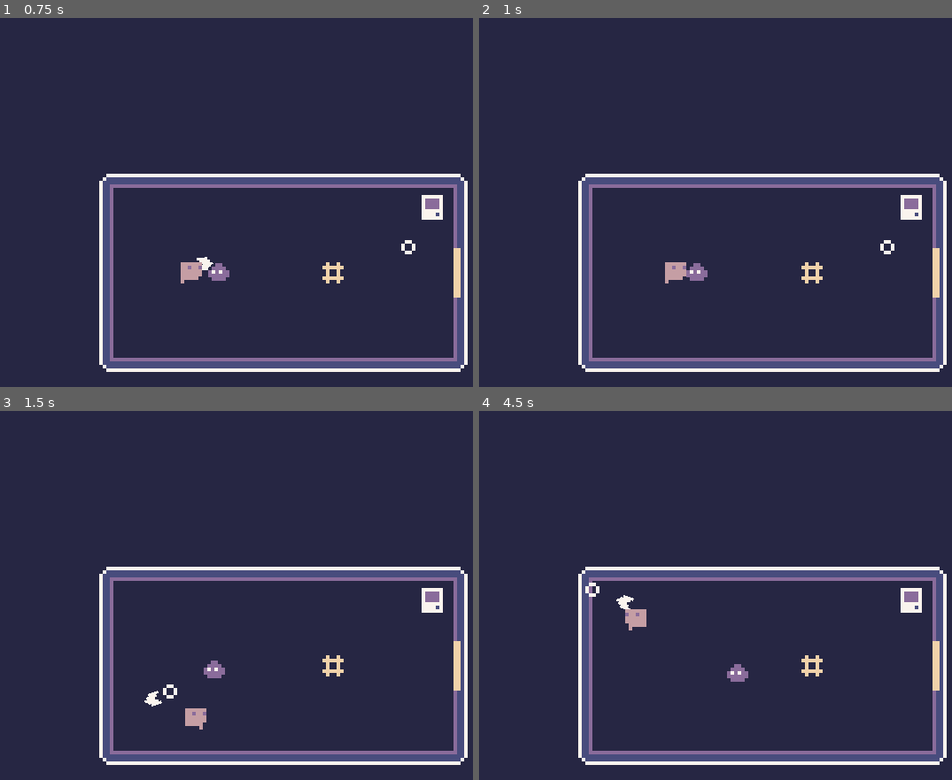
Above: before the commit, frames 1-4 (two rows, left to right).
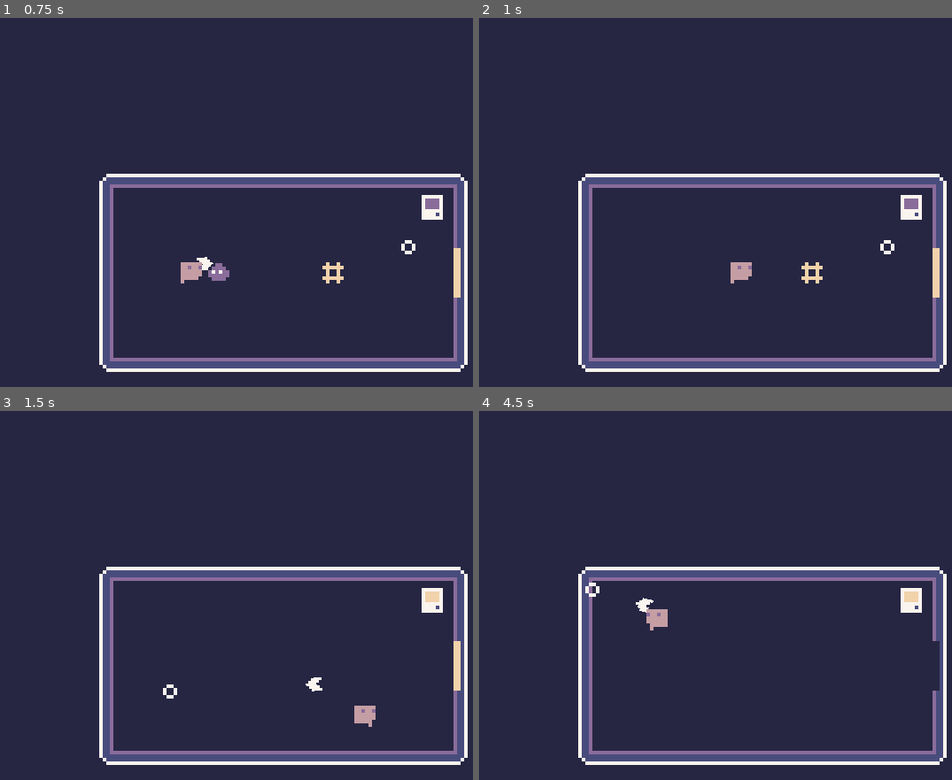
Above: after the commit, the same moments.

Repository: tOmoness/null
Game: Godot game, scene res://Game.tscn
The game is run twice, just before and just after one commit, with the same random seed, the same clock (stepped at 60 frames per second) and the same inputs.
Inputs (mouse positions are in pixels of both pictures, inside the frame that each line leads up to):
- Up to frame 1 (0.75 s): move the mouse to (406, 246) at 0.52 s; hold Right (ui_right) from 0.53 s (still down); click (406, 246) at 0.6 s
- Up to frame 2 (1 s): keep holding Right (ui_right)
- Up to frame 3 (1.5 s): move the mouse to (170, 691) at 1.27 s; release Right (ui_right) at 1.28 s; hold Down (ui_down) from 1.28 s (still down); click (170, 691) at 1.35 s
- Up to frame 4 (4.5 s): move the mouse to (819, 554) at 2.02 s; release Down (ui_down) at 2.03 s; hold Right (ui_right) 2.03-2.78 s; click (819, 554) at 2.1 s; move the mouse to (734, 768) at 2.77 s; hold Up (ui_up) 2.78-3.53 s; click (734, 768) at 2.85 s; move the mouse to (933, 743) at 3.52 s; hold Left (ui_left) from 3.53 s (still down); click (933, 743) at 3.6 s; move the mouse to (592, 588) at 4.27 s; click (592, 588) at 4.35 s

Frame 1 is identical in both runs. In frame 2, 0.6% of the frame differs, in the area x 39-58%, y 66-72%; in frame 3, 1.0%; in frame 4, 1.2%, in the area x 29-98%, y 48-76%.

Commit message:
Enemy dies when hit with bullet.

Diff:
--- a/Enemy.gd
+++ b/Enemy.gd
@@ -4,3 +4,7 @@
 	$Sprite.flip_h = global_position > Global.Player.global_position
 	var direction = global_position.direction_to(Global.Player.global_position)
 	move_and_collide(direction * 10 * delta)
+
+
+func _on_Hitbox_area_entered(area):
+	queue_free()
--- a/Enemy.tscn
+++ b/Enemy.tscn
@@ -6,13 +6,27 @@
 [sub_resource type="RectangleShape2D" id=1]
 extents = Vector2( 3, 2.5 )
 
+[sub_resource type="RectangleShape2D" id=2]
+extents = Vector2( 3, 2.5 )
+
 [node name="Enemy" type="KinematicBody2D"]
-collision_layer = 2
+collision_layer = 4
+collision_mask = 3
 script = ExtResource( 2 )
 
 [node name="Sprite" type="Sprite" parent="."]
 texture = ExtResource( 1 )
 
 [node name="CollisionShape2D" type="CollisionShape2D" parent="."]
+visible = false
 position = Vector2( 0, 1.5 )
 shape = SubResource( 1 )
+
+[node name="Hitbox" type="Area2D" parent="."]
+collision_layer = 16
+collision_mask = 8
+
+[node name="CollisionShape2D" type="CollisionShape2D" parent="Hitbox"]
+position = Vector2( 0, 1.5 )
+shape = SubResource( 2 )
+[connection signal="area_entered" from="Hitbox" to="." method="_on_Hitbox_area_entered"]
--- a/Entities/Code.tscn
+++ b/Entities/Code.tscn
@@ -7,7 +7,8 @@
 extents = Vector2( 2, 2 )
 
 [node name="Code" type="Area2D"]
-collision_layer = 4
+collision_layer = 0
+collision_mask = 2
 script = ExtResource( 2 )
 
 [node name="Sprite" type="Sprite" parent="."]
--- a/Entities/Computer.tscn
+++ b/Entities/Computer.tscn
@@ -3,27 +3,29 @@
 [ext_resource path="res://Assets/computer.png" type="Texture" id=1]
 [ext_resource path="res://Entities/Computer.gd" type="Script" id=2]
 
+[sub_resource type="RectangleShape2D" id=3]
+extents = Vector2( 3, 3 )
+
 [sub_resource type="RectangleShape2D" id=2]
 extents = Vector2( 3, 3 )
 
-[sub_resource type="RectangleShape2D" id=1]
-extents = Vector2( 3, 3 )
-
 [node name="Computer" type="StaticBody2D"]
-collision_layer = 4
+collision_layer = 2147483648
+collision_mask = 2
 script = ExtResource( 2 )
 
 [node name="CollisionShape2D" type="CollisionShape2D" parent="."]
 visible = false
-shape = SubResource( 2 )
+shape = SubResource( 3 )
 
 [node name="Sprite" type="Sprite" parent="."]
 texture = ExtResource( 1 )
 hframes = 2
 
 [node name="Area2D" type="Area2D" parent="."]
+collision_mask = 2
 
 [node name="CollisionShape2D" type="CollisionShape2D" parent="Area2D"]
 position = Vector2( 0, 1 )
-shape = SubResource( 1 )
+shape = SubResource( 2 )
 [connection signal="body_entered" from="Area2D" to="." method="_on_Area2D_body_entered"]
--- a/Entities/Door.tscn
+++ b/Entities/Door.tscn
@@ -11,7 +11,7 @@
 extents = Vector2( 1, 7 )
 
 [node name="Door" type="StaticBody2D"]
-collision_layer = 0
+collision_mask = 2
 script = ExtResource( 2 )
 
 [node name="Sprite" type="Sprite" parent="."]
@@ -23,6 +23,7 @@
 shape = SubResource( 1 )
 
 [node name="Area2D" type="Area2D" parent="."]
+collision_mask = 2
 script = ExtResource( 3 )
 
 [node name="DoorAreaCollision" type="CollisionShape2D" parent="Area2D"]
--- a/Levels/Tutorial/Tutorial_1.tscn
+++ b/Levels/Tutorial/Tutorial_1.tscn
@@ -204,8 +204,7 @@
 [node name="TileMap" type="TileMap" parent="."]
 tile_set = SubResource( 9 )
 cell_size = Vector2( 8, 8 )
-collision_layer = 8
-collision_mask = 3
+collision_mask = 14
 format = 1
 tile_data = PoolIntArray( 327683, 0, 0, 327684, 1, 0, 327685, 1, 0, 327686, 1, 0, 327687, 1, 0, 327688, 1, 0, 327689, 1 …(439 unchanged characters)…
 
--- a/Levels/Tutorial/Tutorial_2.tscn
+++ b/Levels/Tutorial/Tutorial_2.tscn
@@ -206,8 +206,7 @@
 [node name="TileMap" type="TileMap" parent="."]
 tile_set = SubResource( 9 )
 cell_size = Vector2( 8, 8 )
-collision_layer = 8
-collision_mask = 3
+collision_mask = 14
 format = 1
 tile_data = PoolIntArray( 327683, 0, 0, 327684, 1, 0, 327685, 1, 0, 327686, 1, 0, 327687, 1, 0, 327688, 1, 0, 327689, 1 …(439 unchanged characters)…
 
--- a/Levels/Tutorial/Tutorial_3.tscn
+++ b/Levels/Tutorial/Tutorial_3.tscn
@@ -206,8 +206,7 @@
 [node name="TileMap" type="TileMap" parent="."]
 tile_set = SubResource( 9 )
 cell_size = Vector2( 8, 8 )
-collision_layer = 8
-collision_mask = 3
+collision_mask = 14
 format = 1
 tile_data = PoolIntArray( 327683, 0, 0, 327684, 1, 0, 327685, 1, 0, 327686, 1, 0, 327687, 1, 0, 327688, 1, 0, 327689, 1 …(439 unchanged characters)…
 
--- a/Player/Player.tscn
+++ b/Player/Player.tscn
@@ -41,6 +41,8 @@
 
 [node name="Player" type="KinematicBody2D"]
 z_index = 5
+collision_layer = 2
+collision_mask = 5
 script = ExtResource( 1 )
 __meta__ = {
 "_edit_group_": true
--- a/Player/PlayerBullet.tscn
+++ b/Player/PlayerBullet.tscn
@@ -14,8 +14,8 @@
 texture = ExtResource( 1 )
 
 [node name="Hitbox" type="Area2D" parent="."]
-collision_layer = 0
-collision_mask = 10
+collision_layer = 8
+collision_mask = 17
 
 [node name="CollisionShape2D" type="CollisionShape2D" parent="Hitbox"]
 shape = SubResource( 1 )
--- a/project.godot
+++ b/project.godot
@@ -63,9 +63,11 @@
 
 [layer_names]
 
-2d_physics/layer_1="Player"
-2d_physics/layer_2="Enemy"
-2d_physics/layer_3="Item"
+2d_physics/layer_1="World"
+2d_physics/layer_2="Player"
+2d_physics/layer_3="Enemy"
+2d_physics/layer_4="ProjectileHitbox"
+2d_physics/layer_5="EnemyHurtbox"
 
 [rendering]
 
Not shown: 1 places in Enemy.tscn that only renumber resources
